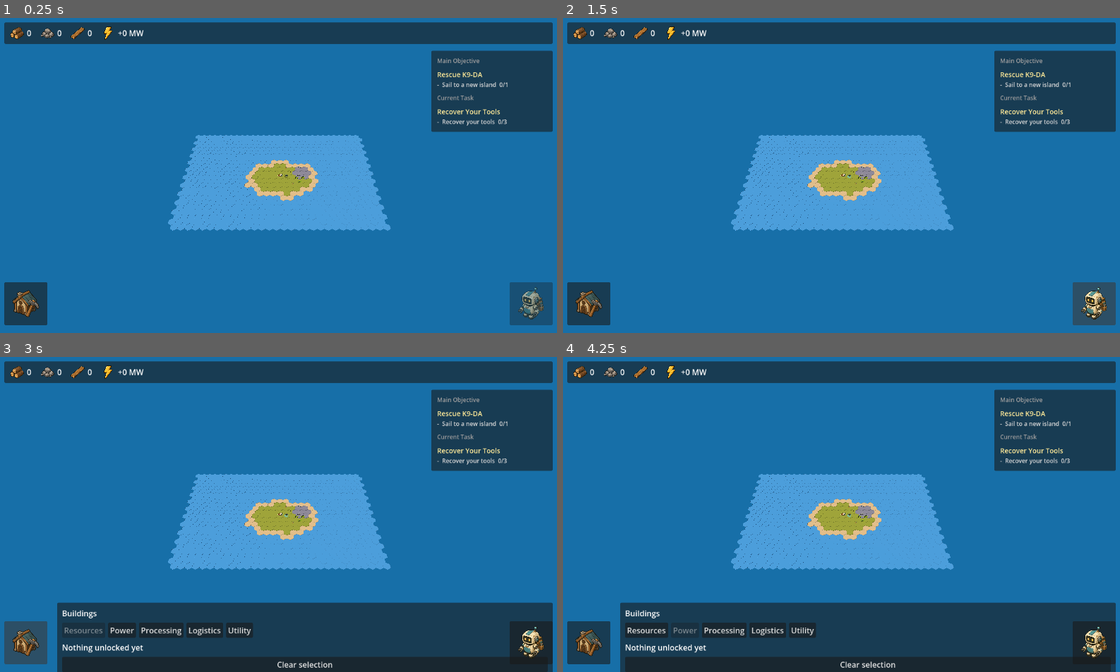
Above: before the commit, frames 1-4 (two rows, left to right).
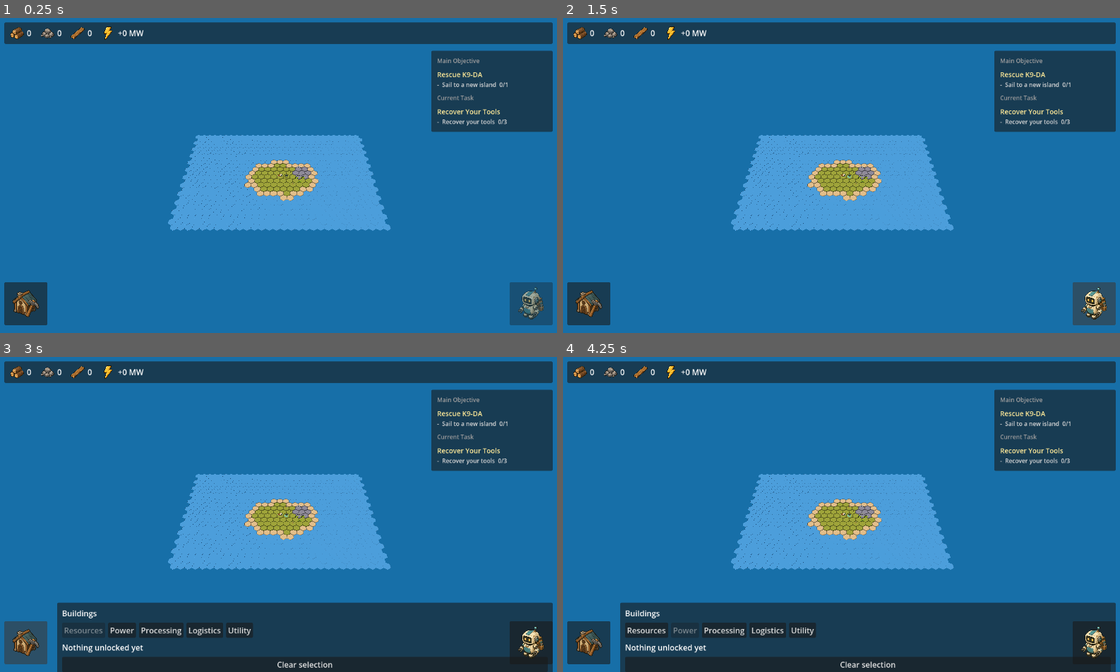
Above: after the commit, the same moments.

Repository: juuhat/resource-isles
Game: Godot game, scene res://game.tscn
The game is run twice, just before and just after one commit, with the same random seed, the same clock (stepped at 60 frames per second) and the same inputs.
Inputs (mouse positions are in pixels of both pictures, inside the frame that each line leads up to):
- Up to frame 1 (0.25 s): no input
- Up to frame 2 (1.5 s): click (1092, 304) at 0.5 s; click (1092, 304) at 1.25 s
- Up to frame 3 (3 s): click (529, 643) at 2 s; click (27, 643) at 2.75 s
- Up to frame 4 (4.25 s): click "Power" at 3.5 s

The runs differ from the first frame. In frame 1, 0.3% of the frame differs, in the area x 43-58%, y 44-59%; in frame 2, 0.3%; in frame 3, 0.3%; in frame 4, 0.3%.

Commit message:
grid render

Diff:
--- a/scripts/island/island_renderer.gd
+++ b/scripts/island/island_renderer.gd
@@ -49,6 +49,7 @@
 var _terrain_root: Node3D
 var _objects_root: Node3D
 var _preview_root: Node3D
+var _grid_instance: MeshInstance3D
 var _prism_mesh: ArrayMesh
 var _cap_mesh: ArrayMesh
 var _terrain_materials := {}
@@ -74,6 +75,11 @@
 	_preview_root.name = "PlacementPreview"
 	add_child(_preview_root)
 
+	_grid_instance = MeshInstance3D.new()
+	_grid_instance.name = "Grid"
+	_grid_instance.material_override = _make_grid_material()
+	add_child(_grid_instance)
+
 
 func setup(new_resource_node_database: ResourceNodeDatabase, new_building_manager: BuildingManager) -> void:
 	resource_node_database = new_resource_node_database
@@ -86,6 +92,7 @@
 	hovered_cell = Vector2i(-1, -1)
 	_highlighted_cell = Vector2i(-1, -1)
 	_rebuild_terrain()
+	_rebuild_grid()
 	_rebuild_objects()
 	_rebuild_preview()
 
@@ -95,6 +102,12 @@
 func refresh() -> void:
 	_rebuild_objects()
 	_rebuild_preview()
+
+
+func set_show_grid(value: bool) -> void:
+	show_grid = value
+	if _grid_instance != null:
+		_grid_instance.visible = value
 
 
 # --- Coordinate mapping (delegates to HexGrid, see Phase 1) ---
@@ -279,6 +292,51 @@
 	return material
 
 
+# --- Grid ---
+
+# A single line-mesh tracing the top hexagon of every land cell. Lines sit just above the
+# tile top to avoid z-fighting; water is skipped so the grid reads as the island's plots.
+func _rebuild_grid() -> void:
+	if _grid_instance == null:
+		return
+
+	_grid_instance.visible = show_grid
+
+	if island == null:
+		_grid_instance.mesh = null
+		return
+
+	var st := SurfaceTool.new()
+	st.begin(Mesh.PRIMITIVE_LINES)
+	var has_segments := false
+
+	for y in range(island.height):
+		for x in range(island.width):
+			var cell := Vector2i(x, y)
+			var terrain_type := island.get_terrain(cell)
+			if terrain_type == GameTypes.Terrain.WATER:
+				continue
+
+			var center := HexGridScript.cell_center_3d(cell, cell_size)
+			center.y = _terrain_top_y(terrain_type) + 0.5
+			var corners := HexGridScript.hex_corners_3d(center, cell_size)
+			for i in range(6):
+				st.add_vertex(corners[i])
+				st.add_vertex(corners[(i + 1) % 6])
+				has_segments = true
+
+	_grid_instance.mesh = st.commit() if has_segments else null
+
+
+func _make_grid_material() -> StandardMaterial3D:
+	var material := StandardMaterial3D.new()
+	material.shading_mode = BaseMaterial3D.SHADING_MODE_UNSHADED
+	material.albedo_color = Color(0.0, 0.0, 0.0, 0.22)
+	material.transparency = BaseMaterial3D.TRANSPARENCY_ALPHA
+	material.cull_mode = BaseMaterial3D.CULL_DISABLED
+	return material
+
+
 # Brightened terrain material for the cell under the cursor — the hover indicator.
 func _highlight_material(terrain_type: int) -> StandardMaterial3D:
 	if _highlight_materials.has(terrain_type):
--- a/scripts/main.gd
+++ b/scripts/main.gd
@@ -176,8 +176,7 @@
 		world_map.refresh()
 
 	if key_event.keycode == KEY_SPACE:
-		renderer.show_grid = not renderer.show_grid
-		renderer.refresh()
+		renderer.set_show_grid(not renderer.show_grid)
 
 	if key_event.keycode == KEY_ESCAPE:
 		if quest_log_view.is_open():
